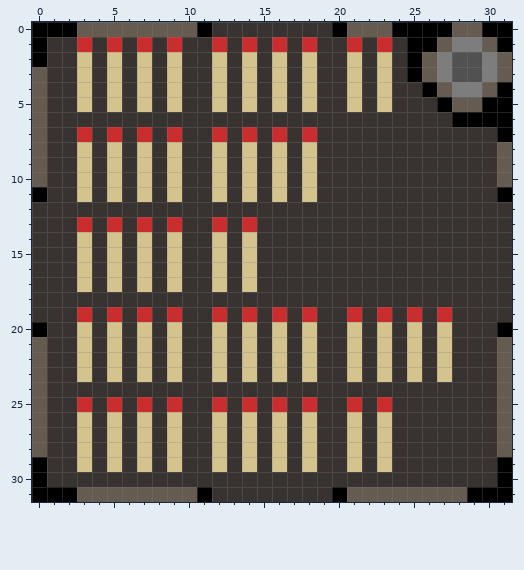
Two versions of one pixel-art sprite, Icons/Nim.png. Above is the file before it was changed.
The file is 32x32 pixels.
Now the later version:
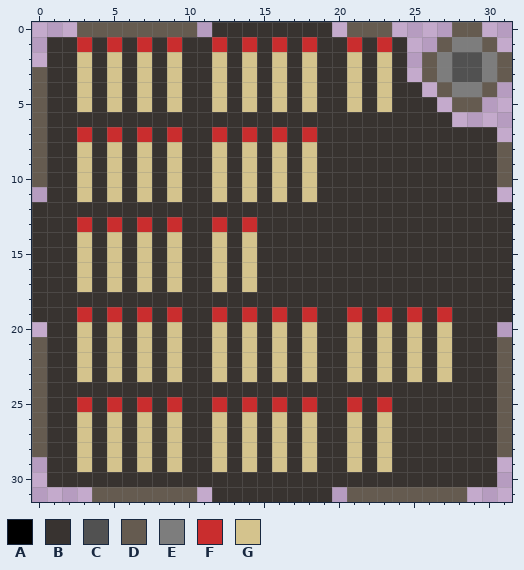
Palette (. is transparent): A #000000  B #383330  C #515151  D #655b50  E #7d7d7d  F #c92d2e  G #d4c38d
Log entry: Add transparency to Nim icon
The exact change:
@@ x 0..31 @@
- 0 AAADDDDDDDDABBBBBBBBADDDAAAADDAA
- 1 ABBFBFBFBFBBFBFBFBFBBFBFBAADEEDA
- 2 ABBGBGBGBGBBGBGBGBGBBGBGBADECCED
- 3 DBBGBGBGBGBBGBGBGBGBBGBGBADECCED
- 4 DBBGBGBGBGBBGBGBGBGBBGBGBBADEEDA
- 5 DBBGBGBGBGBBGBGBGBGBBGBGBBBADDAA
- 6 DBBBBBBBBBBBBBBBBBBBBBBBBBBBAAAA
- 7 DBBFBFBFBFBBFBFBFBFBBBBBBBBBBBBA
+ 0 ...DDDDDDDD.BBBBBBBB.DDD....DD..
+ 1 .BBFBFBFBFBBFBFBFBFBBFBFB..DEED.
+ 2 .BBGBGBGBGBBGBGBGBGBBGBGB.DECCED
+ 3 DBBGBGBGBGBBGBGBGBGBBGBGB.DECCED
+ 4 DBBGBGBGBGBBGBGBGBGBBGBGBB.DEED.
+ 5 DBBGBGBGBGBBGBGBGBGBBGBGBBB.DD..
+ 6 DBBBBBBBBBBBBBBBBBBBBBBBBBBB....
+ 7 DBBFBFBFBFBBFBFBFBFBBBBBBBBBBBB.
  8 DBBGBGBGBGBBGBGBGBGBBBBBBBBBBBBD
@@ x 0..31 @@
 10 DBBGBGBGBGBBGBGBGBGBBBBBBBBBBBBD
-11 ABBGBGBGBGBBGBGBGBGBBBBBBBBBBBBA
+11 .BBGBGBGBGBBGBGBGBGBBBBBBBBBBBB.
 12 BBBBBBBBBBBBBBBBBBBBBBBBBBBBBBBB
@@ x 0..31 @@
 19 BBBFBFBFBFBBFBFBFBFBBFBFBFBFBBBB
-20 ABBGBGBGBGBBGBGBGBGBBGBGBGBGBBBA
+20 .BBGBGBGBGBBGBGBGBGBBGBGBGBGBBB.
 21 DBBGBGBGBGBBGBGBGBGBBGBGBGBGBBBD
@@ x 0..31 @@
 28 DBBGBGBGBGBBGBGBGBGBBGBGBBBBBBBD
-29 ABBGBGBGBGBBGBGBGBGBBGBGBBBBBBBA
-30 ABBBBBBBBBBBBBBBBBBBBBBBBBBBBBBA
-31 AAADDDDDDDDABBBBBBBBADDDDDDDDAAA
+29 .BBGBGBGBGBBGBGBGBGBBGBGBBBBBBB.
+30 .BBBBBBBBBBBBBBBBBBBBBBBBBBBBBB.
+31 ....DDDDDDD.BBBBBBBB.DDDDDDDD...
